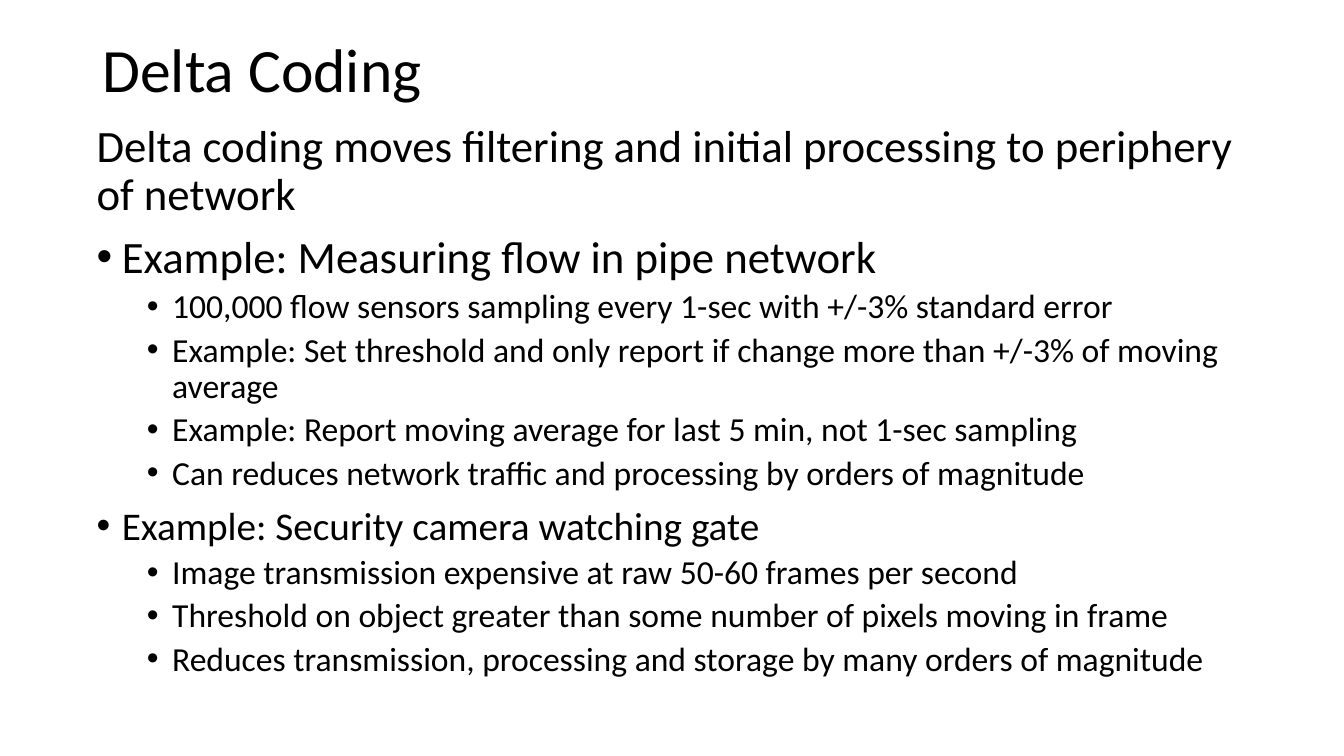
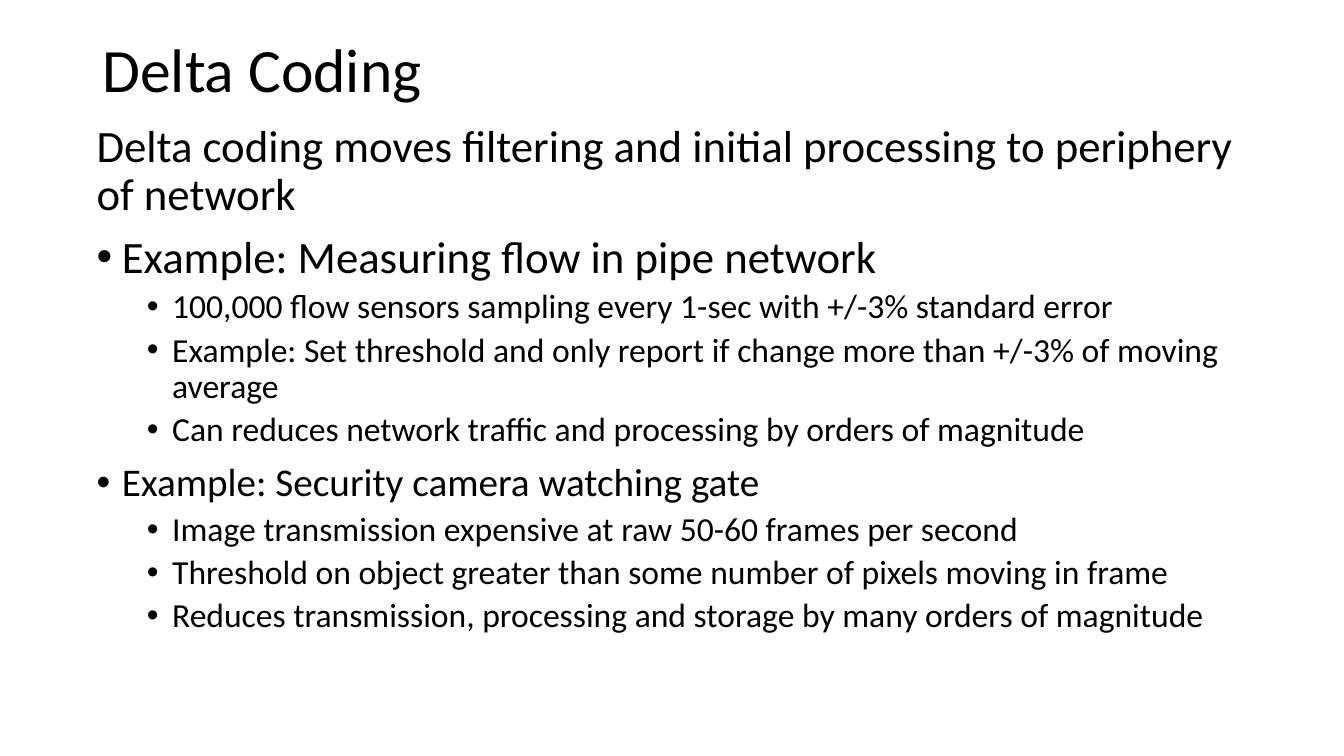
Before and after one commit to StephenElston/CSCI-E-108, a slide deck: slide 14 of slides/3_StreamingAnalytics.pptx. Drawn at 1344x756 pixels with LibreOffice and Linux fonts; fonts in the diff are those of the drawing. Boxes give left, top, right and bottom in pixels: in the first picture for what was removed or moved away, otherwise in the second. Text is boxed around its words. In the diff, an @@ line names an element or a change of style, - is before the commit and + after.

```diff
--- a/slides/3_StreamingAnalytics.pptx
+++ b/slides/3_StreamingAnalytics.pptx
@@ text at bbox=[172, 417, 1077, 447]: paragraph removed @@
-  • Example: Report moving average for last 5 min, not 1-sec sampling
```
Also in this commit, not shown: 3 other slides changed.
